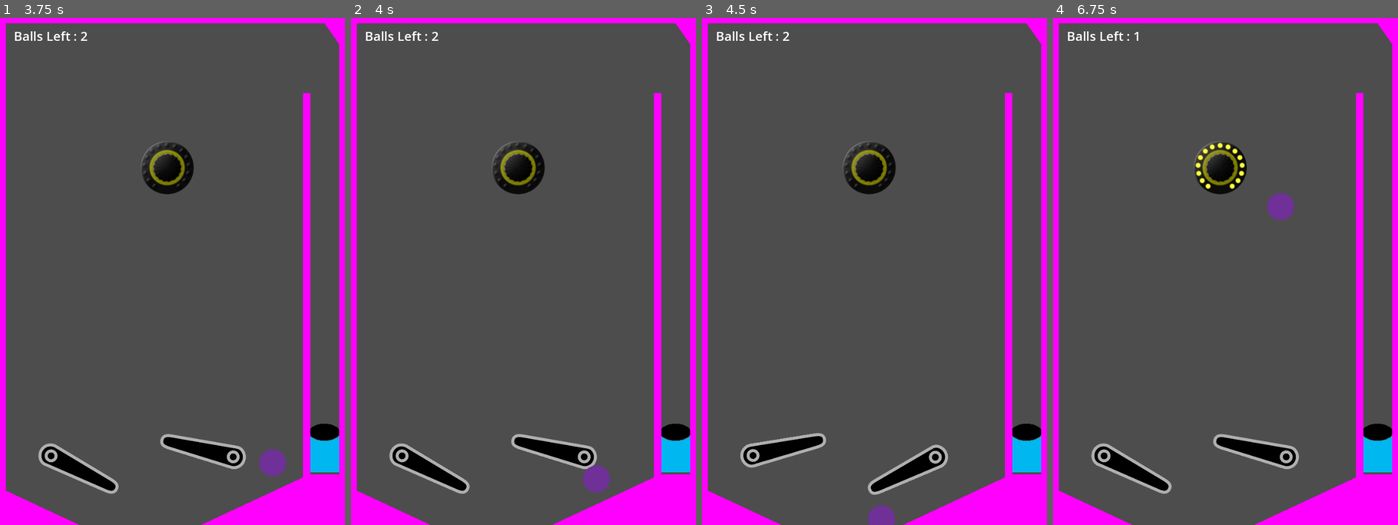
Above: before the commit, frames 1-4 (left to right).
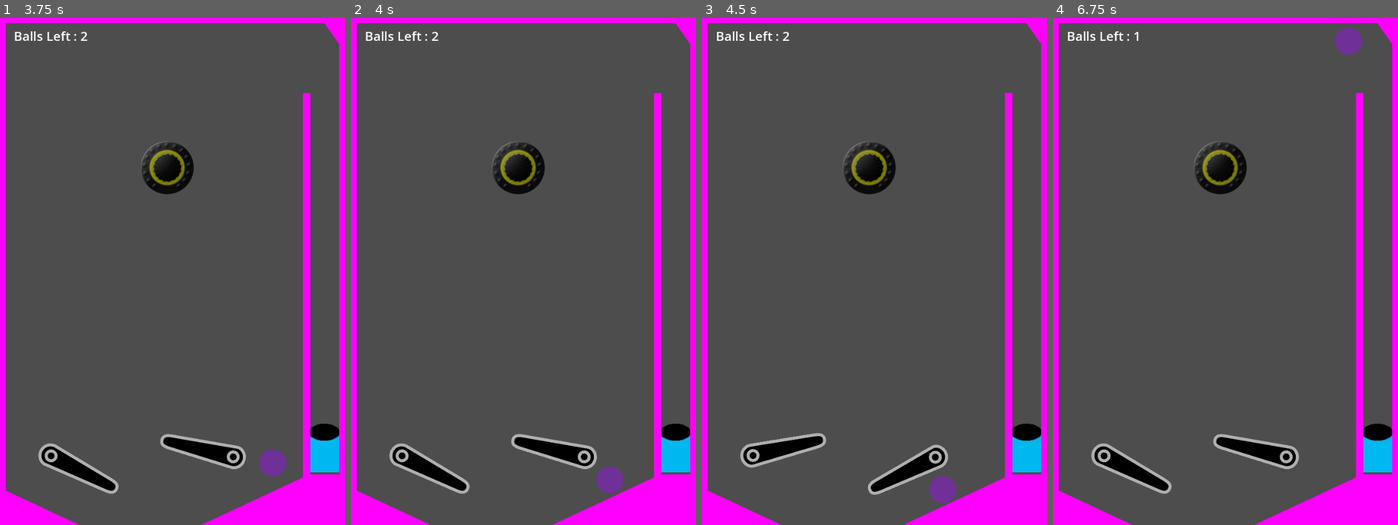
Above: after the commit, the same moments.

Repository: bsu-cs315/fp-team1-pinball
Game: Godot game, scene res://Title screen/title_screen.tscn
Two runs of this game, one before a commit and one after it. Both use one fixed random seed, a clock stepped at 60 frames per second and the inputs below.
Inputs:
- Up to frame 1 (3.75 s): click "Play" at 0.5 s; tap Enter at 1.25 s; hold E (right_flipper) 1.28-2.03 s; tap Space (launch) every 0.75 s from 1.35 to 3.6 s; hold Q (left_flipper) 2.03-2.78 s; hold E (right_flipper) from 2.78 s (still down)
- Up to frame 2 (4 s): keep holding E (right_flipper)
- Up to frame 3 (4.5 s): release E (right_flipper) at 4.28 s; hold Q (left_flipper) from 4.28 s (still down); tap Space (launch) at 4.35 s
- Up to frame 4 (6.75 s): tap Space (launch) at 5.1, 5.85, 6.6 s; release Q (left_flipper) at 6.53 s; hold E (right_flipper) from 6.53 s (still down)

Frame 1 is identical in both runs. In frame 2, 0.4% of the frame differs, in the area x 67-80%, y 88-94%; in frame 3, 0.6%; in frame 4, 0.9%, in the area x 41-90%, y 1-40%.

Commit message:
Fix flipper colliders

Diff:
--- a/project/flippers/flipper_left.tscn
+++ b/project/flippers/flipper_left.tscn
@@ -7,10 +7,16 @@
 bounce = 1.0
 
 [sub_resource type="RectangleShape2D" id="RectangleShape2D_x5bfw"]
-size = Vector2(254.513, 44.1045)
+size = Vector2(262.334, 46.8733)
 
 [sub_resource type="CircleShape2D" id="CircleShape2D_b8i7d"]
 radius = 27.0
+
+[sub_resource type="RectangleShape2D" id="RectangleShape2D_bk22t"]
+size = Vector2(252, 56)
+
+[sub_resource type="CircleShape2D" id="CircleShape2D_15olh"]
+radius = 44.0
 
 [node name="flipper_left" type="StaticBody2D" groups=["Flippers"]]
 scale = Vector2(0.5, 0.5)
@@ -23,9 +29,18 @@
 texture = ExtResource("2_3m607")
 
 [node name="collision1" type="CollisionShape2D" parent="."]
-position = Vector2(-115.958, 22.5322)
+position = Vector2(-122.955, -2.72328)
+rotation = -0.122173
 shape = SubResource("RectangleShape2D_x5bfw")
 
 [node name="collision2" type="CollisionShape2D" parent="."]
 position = Vector2(-255, 18)
 shape = SubResource("CircleShape2D_b8i7d")
+
+[node name="collision3" type="CollisionShape2D" parent="."]
+position = Vector2(-122, 18)
+shape = SubResource("RectangleShape2D_bk22t")
+
+[node name="collision4" type="CollisionShape2D" parent="."]
+position = Vector2(2, 0)
+shape = SubResource("CircleShape2D_15olh")
--- a/project/flippers/flipper_right.tscn
+++ b/project/flippers/flipper_right.tscn
@@ -7,10 +7,16 @@
 bounce = 1.0
 
 [sub_resource type="RectangleShape2D" id="RectangleShape2D_x5bfw"]
-size = Vector2(254.513, 40.8878)
+size = Vector2(260.346, 40.8878)
 
 [sub_resource type="CircleShape2D" id="CircleShape2D_b8i7d"]
 radius = 27.0
+
+[sub_resource type="RectangleShape2D" id="RectangleShape2D_as2m6"]
+size = Vector2(255, 46)
+
+[sub_resource type="CircleShape2D" id="CircleShape2D_fm7yp"]
+radius = 44.4072
 
 [node name="flipper_right" type="StaticBody2D" groups=["Flippers"]]
 scale = Vector2(0.5, 0.5)
@@ -23,10 +29,18 @@
 texture = ExtResource("2_gfs6y")
 
 [node name="collision1" type="CollisionShape2D" parent="."]
-position = Vector2(-120, -7)
+position = Vector2(-122.894, -6.63486)
 rotation = -0.125521
 shape = SubResource("RectangleShape2D_x5bfw")
 
 [node name="collision2" type="CollisionShape2D" parent="."]
 position = Vector2(-255, 18)
 shape = SubResource("CircleShape2D_b8i7d")
+
+[node name="collision3" type="CollisionShape2D" parent="."]
+position = Vector2(-123.5, 23)
+shape = SubResource("RectangleShape2D_as2m6")
+
+[node name="collision4" type="CollisionShape2D" parent="."]
+position = Vector2(2, 0)
+shape = SubResource("CircleShape2D_fm7yp")
Not shown: 1 places in project/flippers/flipper_left.tscn that only renumber resources
Not shown: 1 places in project/flippers/flipper_right.tscn that only renumber resources
